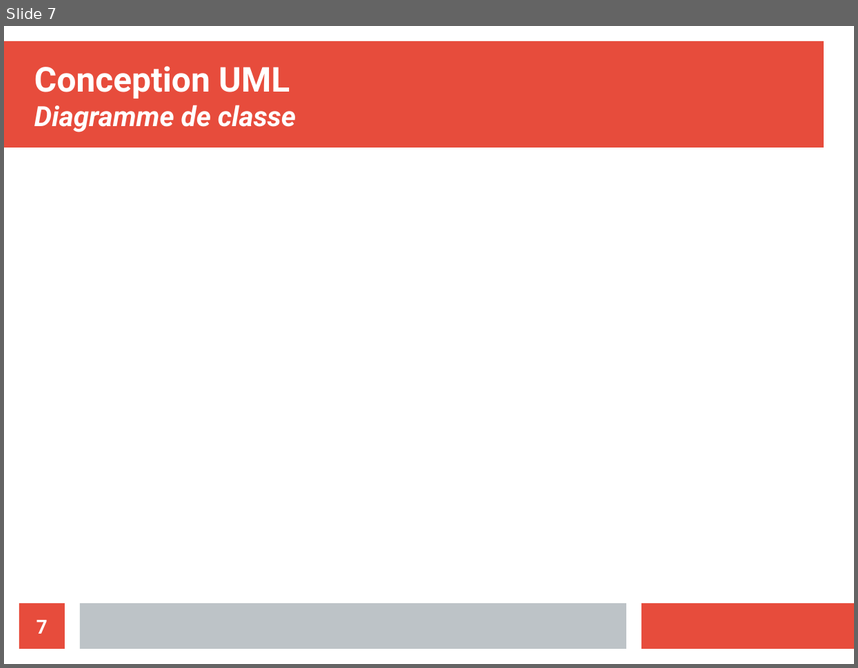
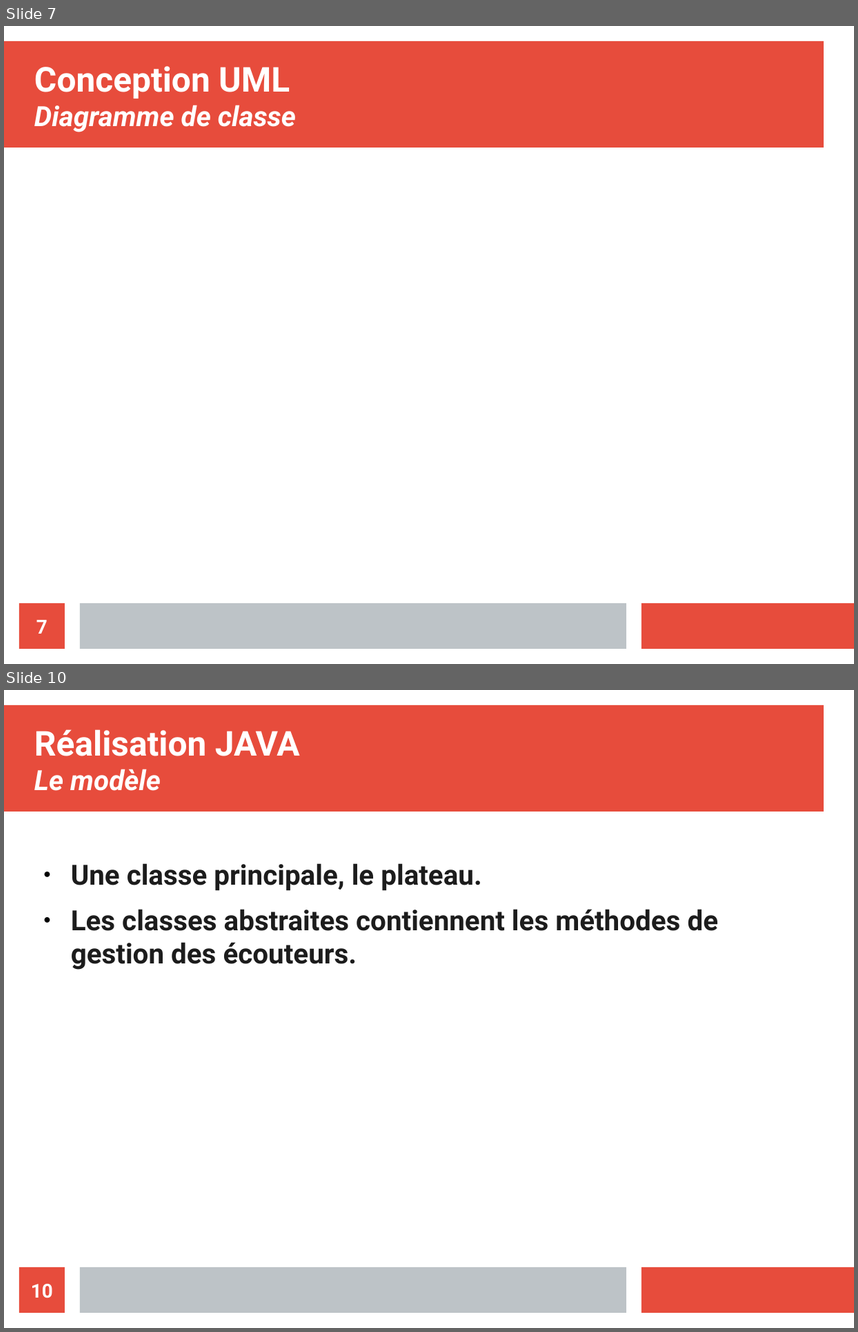
Before and after one commit to CravateRouge/JeVaisLeFaire, a slide deck: presBatailleNavale.odp. Shown one above the other, each under a label of ours: slide 7 before the commit, slides 7 and 10 after it; the slides between them are not shown. The pictures are 858x668 and 858x1332 pixels, drawn with LibreOffice and Linux fonts; fonts in the diff are those of the drawing. Boxes give left, top, right and bottom in pixels: in the first picture for what was removed or moved away, otherwise in the second. Text is boxed around its words. In the diff, an @@ line names an element or a change of style, - is before the commit and + after.

```diff
--- a/presBatailleNavale.odp
+++ b/presBatailleNavale.odp
@@ slide 10 added at [4,690,854,1328], background #FFFFFF; not listed: 3 template elements that a slide beside it also shows @@
@@ title added at [34,729,300,791], 32 pt, text #FFFFFF, bold @@
+Réalisation JAVA
+Le modèle
@@ text added at [71,863,719,969], 26 pt, text #1C1C1C, bold @@
+● Une classe principale, le plateau.
+● Les classes abstraites contiennent les méthodes de gestion des écouteurs.
@@ page number added at [19,1267,65,1312], fill #E74C3C, 18 pt, text #FFFFFF, bold @@
+10
```
Also in this commit, not shown: 1 slide changed, 3 other slides added, 2 slides removed, 1 other file.
